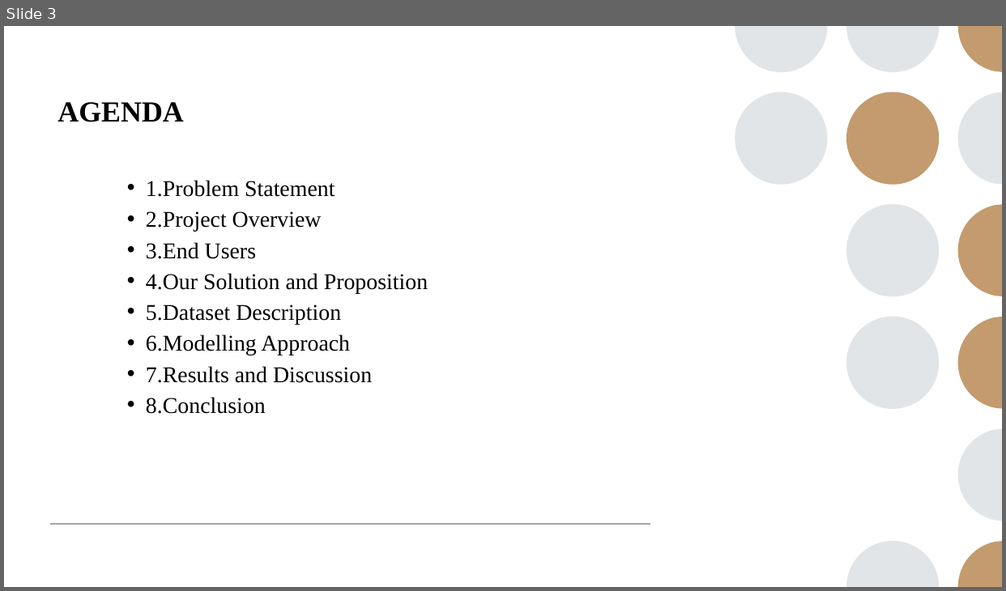
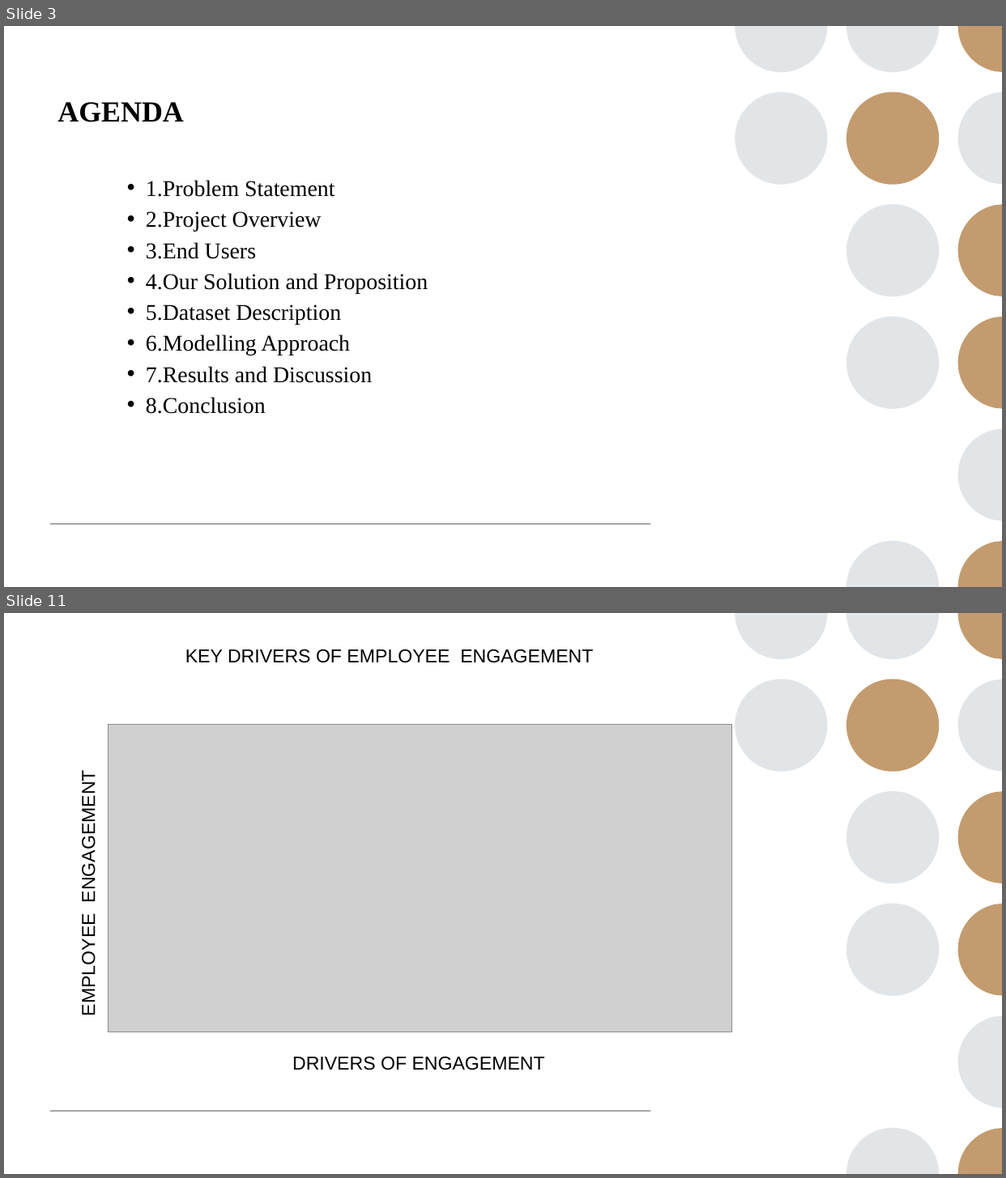
Before and after one commit to Saimeera785/TNSDC-DA-, a slide deck: sai meera ibm ppt.pptx. Shown one above the other, each under a label of ours: slide 3 before the commit, slides 3 and 11 after it; the slides between them are not shown. The pictures are 1006x591 and 1006x1178 pixels, drawn with LibreOffice and Linux fonts; fonts in the diff are those of the drawing; grey boxes stand for pictures. Boxes give left, top, right and bottom in pixels: in the first picture for what was removed or moved away, otherwise in the second. Text is boxed around its words. In the diff, an @@ line names an element or a change of style, - is before the commit and + after.

```diff
--- a/sai meera ibm ppt.pptx
+++ b/sai meera ibm ppt.pptx
@@ slide 11 added at (4,613,1002,1174), background #FFFFFF; not listed: 14 template elements that a slide beside it also shows @@
@@ text added at (185,649,593,663), 18 pt, text #000000 @@
+KEY DRIVERS OF EMPLOYEE ENGAGEMENT
@@ picture added at (108,725,732,1033) @@
@@ text added at (79,783,100,1013), 18 pt, text #000000 @@
+EMPLOYEE ENGAGEMENT
@@ text added at (292,1057,545,1071), 18 pt, text #000000 @@
+DRIVERS OF ENGAGEMENT
```
Also in this commit, not shown: 8 slides changed, 1 other slide added, 2 slides removed, 1 other file.
